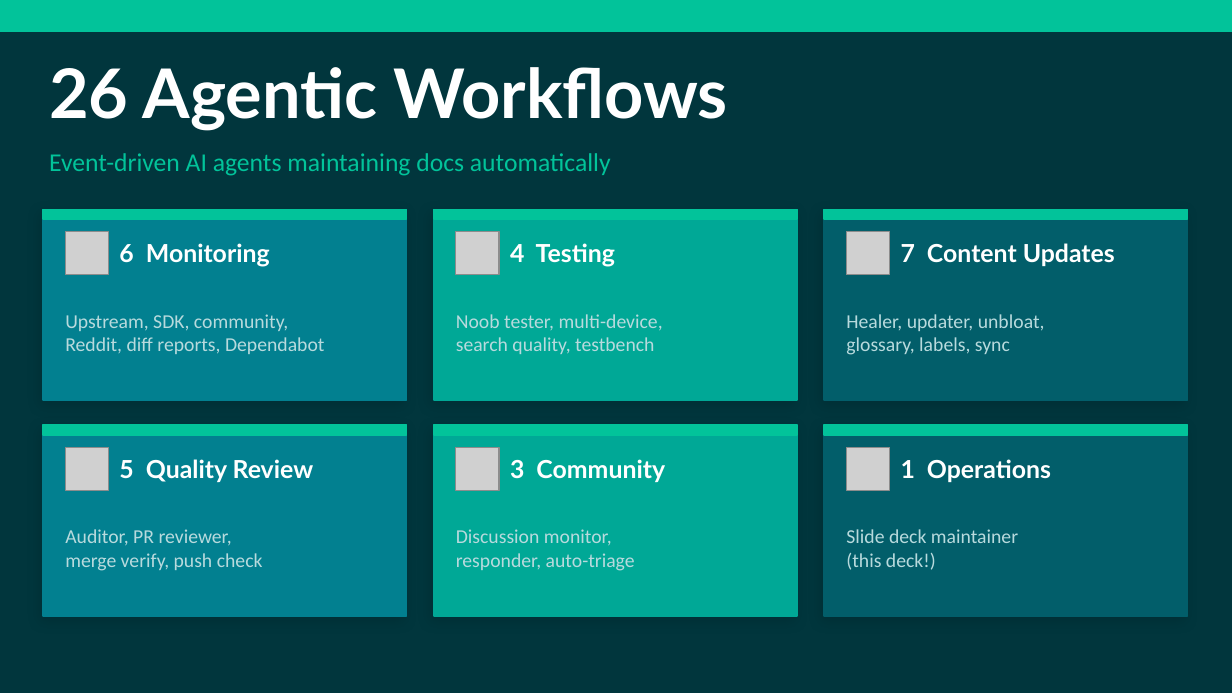
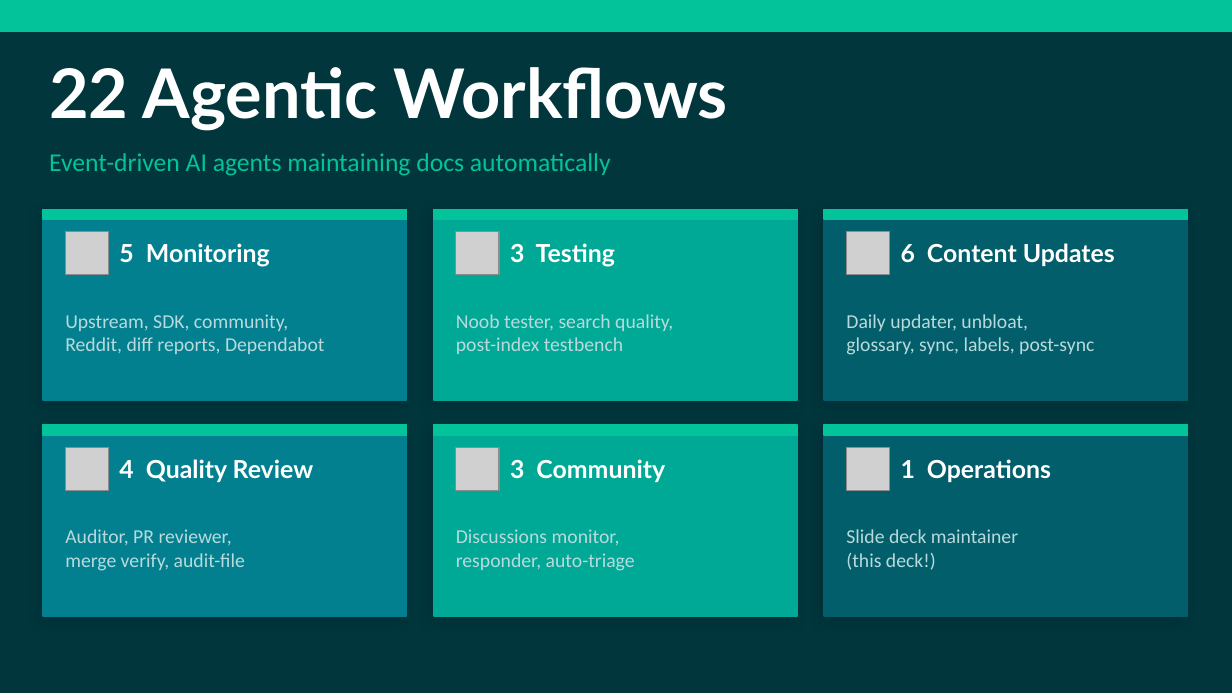
Before and after one commit to nicholasdbrady/foundry-docs, a slide deck: slide 5 of slides/foundry-docs-overview.pptx. Drawn at 1232x693 pixels with LibreOffice and Linux fonts; fonts in the diff are those of the drawing; grey boxes stand for pictures. Boxes give left, top, right and bottom in pixels: in the first picture for what was removed or moved away, otherwise in the second. Text is boxed around its words. In the diff, an @@ line names an element or a change of style, - is before the commit and + after.

```diff
--- a/slides/foundry-docs-overview.pptx
+++ b/slides/foundry-docs-overview.pptx
@@ text at (x1=49, y1=67, x2=728, y2=131): text changed @@
-26 Agentic Workflows
+22 Agentic Workflows
@@ text at (x1=119, y1=243, x2=270, y2=267): text changed @@
-6 Monitoring
+5 Monitoring
@@ text at (x1=510, y1=243, x2=615, y2=267): text changed @@
-4 Testing
+3 Testing
@@ text at (x1=901, y1=243, x2=1115, y2=266): text changed @@
-7 Content Updates
+6 Content Updates
@@ text at (x1=456, y1=314, x2=673, y2=354): text changed @@
-Noob tester, multi-device,
-search quality, testbench
+Noob tester, search quality,
+post-index testbench
@@ text at (x1=846, y1=314, x2=1094, y2=355): text changed @@
-Healer, updater, unbloat,
-glossary, labels, sync
+Daily updater, unbloat,
+glossary, sync, labels, post-sync
@@ text at (x1=119, y1=459, x2=314, y2=482): text changed @@
-5 Quality Review
+4 Quality Review
@@ text at (x1=456, y1=529, x2=620, y2=546): text changed @@
-Discussion monitor,
+Discussions monitor,
@@ text at (x1=65, y1=553, x2=245, y2=571): text changed @@
-merge verify, push check
+merge verify, audit-file
```
Also in this commit, not shown: 7 other slides changed, 3 slides added, 1 other file.
